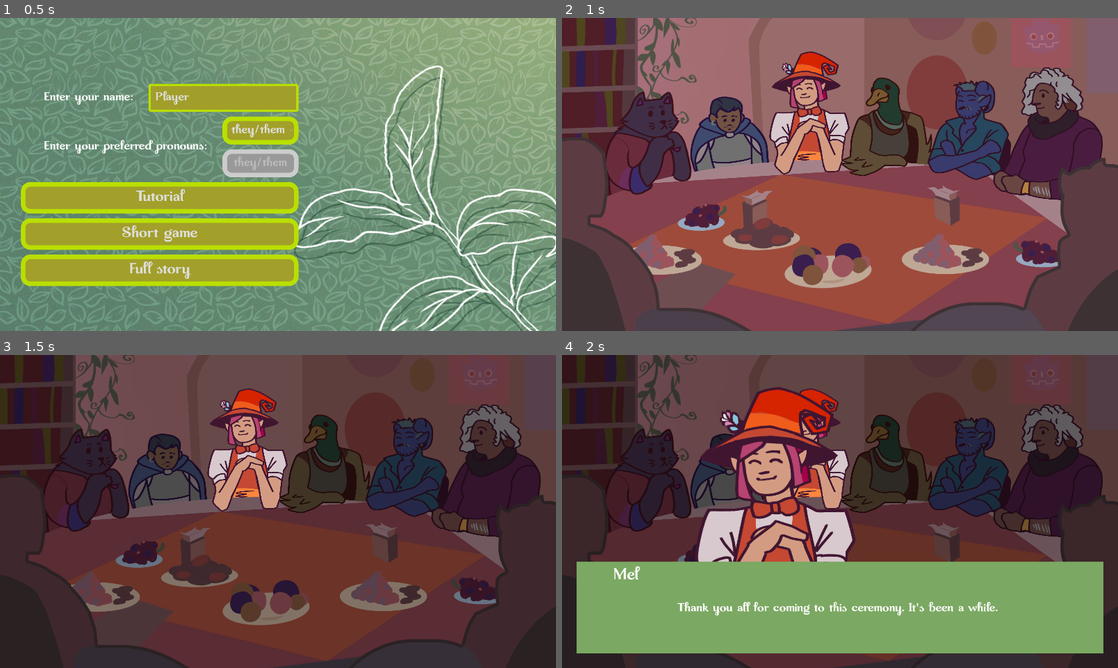
Above: before the commit, frames 1-4 (two rows, left to right).
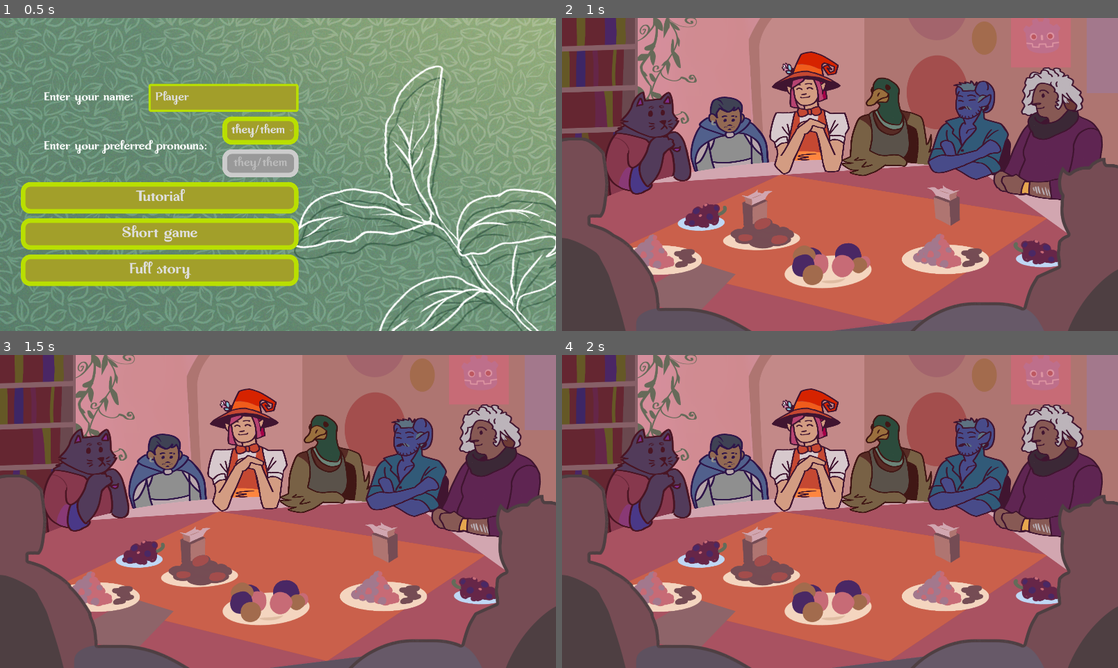
Above: after the commit, the same moments.

Repository: milana-94888u/tea-party
Game: Godot game, scene res://src/scenes/ui/main_menu.tscn
The game is run twice, just before and just after one commit, with the same random seed, the same clock (stepped at 60 frames per second) and the same inputs.
Inputs (mouse positions are in pixels of both pictures, inside the frame that each line leads up to):
- Up to frame 1 (0.5 s): no input
- Up to frame 2 (1 s): click "Short game" at 0.5 s
- Up to frame 3 (1.5 s): move the mouse to (400, 495) at 1.27 s
- Up to frame 4 (2 s): no input

Frame 1 is identical in both runs. In frame 2, 74% of the frame differs, in the area x 0-100%, y 0-100%; in frame 3, 96%; in frame 4, 98%.
Error after the commit: Parse Error: Preload file "res://src/scenes/ui/finishing_screen.tscn" does not exist. (res://src/scenes/main/main.gd:27)

Commit message:
finishing screen

Diff:
--- a/resources/tea_varieties/base/red_tea.tres
+++ b/resources/tea_varieties/base/red_tea.tres
@@ -9,7 +9,7 @@
 [resource]
 script = ExtResource("1_77wtp")
 name = "Red Tea"
-description = " Bitter type of tea. Doesn’t have the same influence as black tea, you can drink this as much as you want."
+description = "Bitter type of tea. Doesn’t have the same influence as black tea, you can drink this as much as you want."
 effect = 4
 ingredient_type = 0
 ingredient_sprite = ExtResource("1_k0nu4")
--- a/src/scenes/main/main.gd
+++ b/src/scenes/main/main.gd
@@ -24,6 +24,8 @@
 	for i in 3:
 		var tea := await choose_tea()
 		await spill_tea(tea)
+	var finishing_screen := preload("res://src/scenes/ui/finishing_screen.tscn").instantiate()
+	canvas_for_ui.add_child.call_deferred(finishing_screen)
 
 
 @export var highlight_material: Material
